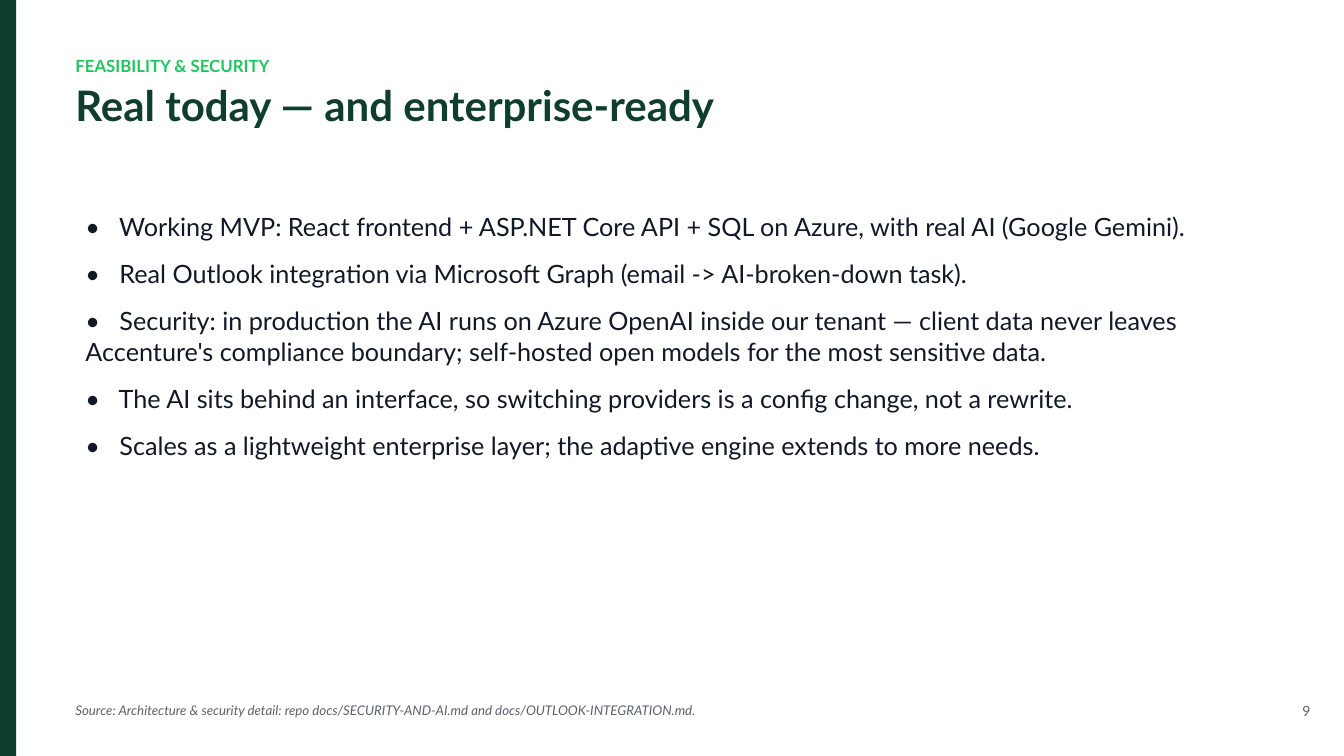
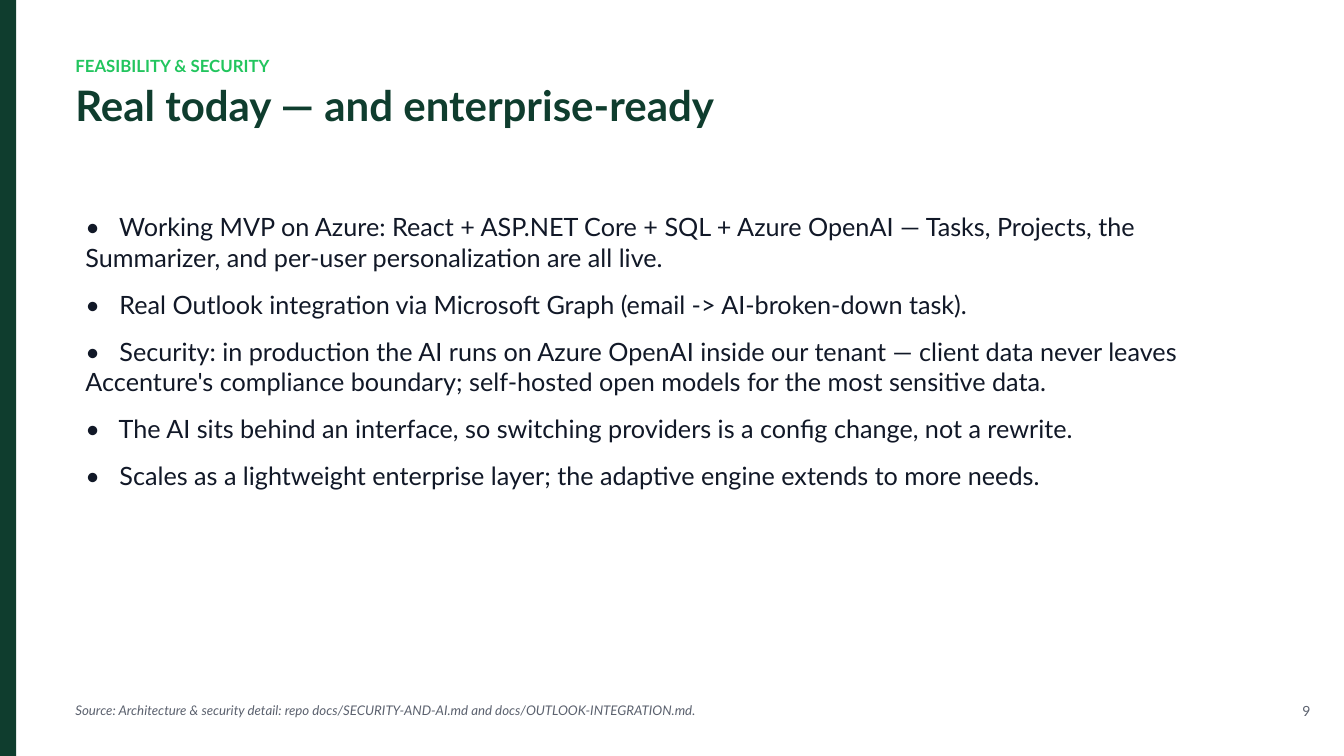
Before and after one commit to kumarsaransh55/NeuroSync, a slide deck: slide 9 of docs/NeuroSync-Jury-Pitch.pptx. Drawn at 1344x756 pixels with LibreOffice and Linux fonts; fonts in the diff are those of the drawing. Boxes give left, top, right and bottom in pixels: in the first picture for what was removed or moved away, otherwise in the second. Text is boxed around its words. In the diff, an @@ line names an element or a change of style, - is before the commit and + after.

Commit message:
feat: enhance Outlook integration and user experience
- Implemented "reduce motion" CSS for accessibility preferences.
- Refactored main rendering logic to handle Microsoft sign-in redirects more efficiently.
- Improved Outlook service with better token management and error handling.
- Added a blank HTML file for MSAL sign-in redirection.
- Created DashboardHome component for a user-friendly task overview.
- Developed FocusSession component for focused work sessions with a countdown timer.
- Introduced OnboardingModal for user personalization settings during signup.
- Added ProfileCompareModal to demonstrate adaptive output based on user profiles.
- Implemented text extraction utility for handling PDF and DOCX uploads.

```diff
--- a/docs/NeuroSync-Jury-Pitch.pptx
+++ b/docs/NeuroSync-Jury-Pitch.pptx
@@ text at (85, 217, 1134, 271): text changed @@
-• Working MVP: React frontend + ASP.NET Core API + SQL on Azure, with real AI (Google Gemini).
+• Working MVP on Azure: React + ASP.NET Core + SQL + Azure OpenAI — Tasks, Projects, the Summarizer, and per-user personalization are all live.
```
Also in this commit, not shown: 3 other slides changed, 36 other files.
